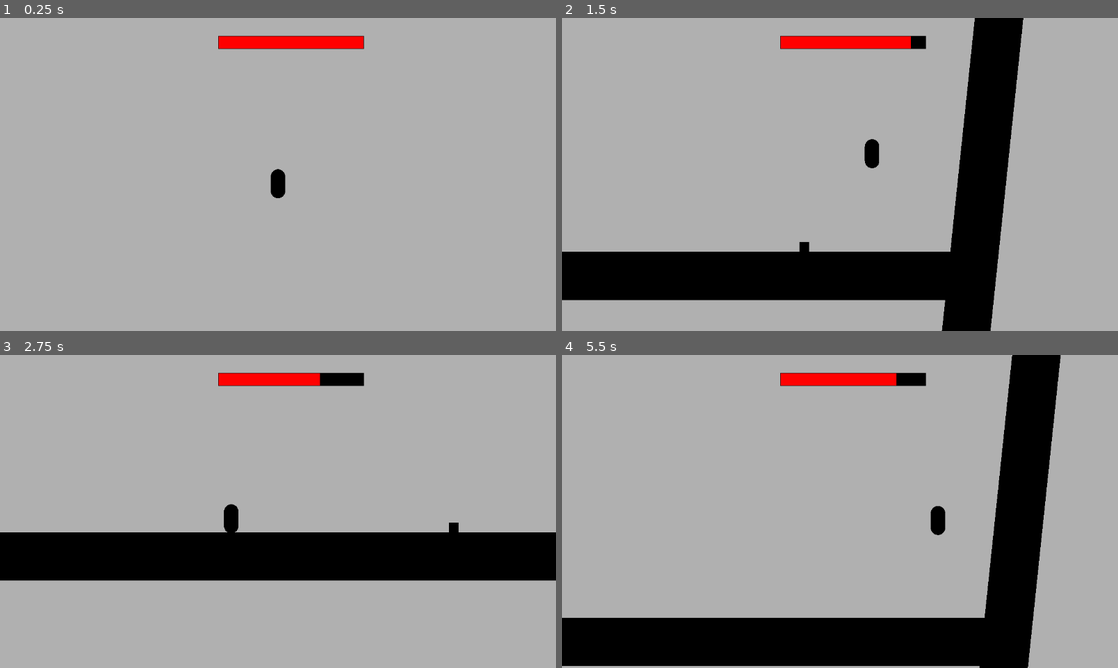
Above: before the commit, frames 1-4 (two rows, left to right).
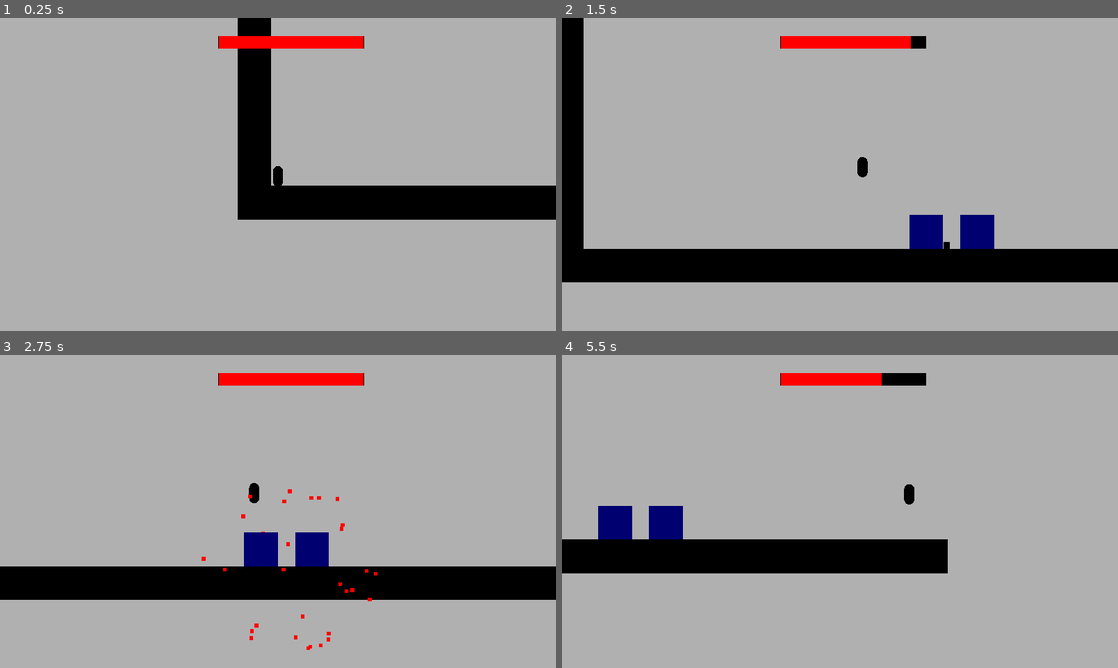
Above: after the commit, the same moments.

Repository: Rozzy1/Blobby
Game: Godot game, scene res://Levels.tscn
Two runs of this game, one before a commit and one after it. Both use one fixed random seed, a clock stepped at 60 frames per second and the inputs below.
Inputs:
- Up to frame 1 (0.25 s): no input
- Up to frame 2 (1.5 s): hold D (right) from 0.53 s (still down); tap Shift (Dash) at 0.6 s; tap W (up) at 0.77, 0.8, 1.07, 1.35 s
- Up to frame 3 (2.75 s): tap W (up) at 1.52, 1.82, 2.3 s; tap Shift (Dash) at 1.55, 2.1 s; release D (right) at 2.03 s; hold A (left) from 2.03 s (still down)
- Up to frame 4 (5.5 s): release A (left) at 2.78 s; hold D (right) 2.78-4.28 s; tap Shift (Dash) at 2.85, 4.35, 5.1 s; tap W (up) at 3.02, 3.32, 3.6, 3.77, 4.07, 4.52, 4.82, 5.3 s; hold A (left) 4.28-5.03 s; hold D (right) from 5.03 s (still down)

The runs differ from the first frame. In frame 1, 9.4% of the frame differs, in the area x 39-100%, y 0-65%; in frame 2, 19%; in frame 3, 18%; in frame 4, 30%, in the area x 0-90%, y 0-100%.

Commit message:
Added dash blocks

Diff:
--- /dev/null
+++ b/Blobbly/DashWallScript.gd
@@ -0,0 +1,23 @@
+extends StaticBody2D
+@export var collision : CollisionShape2D
+@onready var player = get_tree().get_first_node_in_group("player")
+# Called when the node enters the scene tree for the first time.
+func _ready():
+	pass # Replace with function body.
+
+
+# Called every frame. 'delta' is the elapsed time since the previous frame.
+func _process(delta):
+	pass
+
+
+func _on_area_2d_body_entered(body):
+	if body == player and player.is_dashing == true:
+		collision.set_deferred("disabled",1)
+		print("aaah")
+
+
+func _on_area_2d_body_exited(body):
+	if body == player and player.is_dashing == true:
+		collision.set_deferred("disabled",0)
+		print("aaah")
--- a/Blobbly/Enemey.tscn
+++ b/Blobbly/Enemey.tscn
@@ -28,7 +28,7 @@
 
 [sub_resource type="RectangleShape2D" id="RectangleShape2D_3rabq"]
 
-[node name="CharacterBody2D" type="CharacterBody2D"]
+[node name="Enemey" type="CharacterBody2D"]
 scale = Vector2(20, 20)
 script = ExtResource("1_g1qwe")
 
@@ -41,6 +41,7 @@
 shape = SubResource("RectangleShape2D_x1b3k")
 
 [node name="HurtHitBox" type="Area2D" parent="."]
+scale = Vector2(1.25, 1.25)
 
 [node name="CollisionShape2D" type="CollisionShape2D" parent="HurtHitBox"]
 scale = Vector2(0.25, 0.25)
--- a/Blobbly/EnemeyPathFinder.gd
+++ b/Blobbly/EnemeyPathFinder.gd
@@ -11,7 +11,6 @@
 var damage : int = 4
 
 func _physics_process(delta: float) -> void:
-	print(position)
 	if not is_on_floor():
 		velocity.y += gravity * delta
 	await get_tree().physics_frame
@@ -22,15 +21,15 @@
 		else:
 			direction = 1
 		velocity.x = direction * speed
-		move_and_slide()
+	move_and_slide()
 
 
 func _on_area_2d_body_entered(body):
 	if body == player:
 		if player.is_dashing == true or player.gravity == player.groundpoundgravity:
+			collision.set_deferred("disabled",1)
 			Hurtbox.set_deferred("monitoring",false)
 			Sprite.visible = false
-			collision.set_deferred("disabled",1)
 			particles.emitting = true
 			player.subtract_health(-5)
 		else:
--- a/Blobbly/Levels.tscn
+++ b/Blobbly/Levels.tscn
@@ -19,9 +19,47 @@
 [sub_resource type="NavigationPolygon" id="NavigationPolygon_jccss"]
 source_geometry_group_name = &"navigation_polygon_source_group"
 
+[sub_resource type="GDScript" id="GDScript_uh2jl"]
+script/source = "extends StaticBody2D
+@export var collision : CollisionShape2D
+@onready var player = get_tree().get_first_node_in_group(\"player\")
+var canplayerdashthrough : bool = false
+# Called when the node enters the scene tree for the first time.
+func _ready():
+	pass # Replace with function body.
+
+
+# Called every frame. 'delta' is the elapsed time since the previous frame.
+func _process(delta):
+	print(canplayerdashthrough)
+	if canplayerdashthrough == true and player.is_dashing == true:
+		collision.set_deferred(\"disabled\",1)
+	else:
+		collision.set_deferred(\"disabled\",0)
+
+
+func _on_area_2d_body_entered(body):
+	if body == player:
+		canplayerdashthrough = true
+
+
+
+func _on_area_2d_body_exited(body):
+	if body == player:
+		canplayerdashthrough = false
+		print(\"player dashed out\")
+"
+
+[sub_resource type="RectangleShape2D" id="RectangleShape2D_diydr"]
+
+[sub_resource type="BoxMesh" id="BoxMesh_m2mky"]
+
+[sub_resource type="RectangleShape2D" id="RectangleShape2D_3oneg"]
+
 [node name="GameScene" type="Node2D"]
 
 [node name="Player" type="CharacterBody2D" parent="." groups=["player"]]
+position = Vector2(-923, 507)
 scale = Vector2(30, 30)
 script = ExtResource("1_xt65x")
 
@@ -30,6 +68,7 @@
 mesh = SubResource("CapsuleMesh_p47id")
 
 [node name="Camera2D" type="Camera2D" parent="Player"]
+zoom = Vector2(0.7, 0.7)
 process_callback = 0
 position_smoothing_enabled = true
 
@@ -57,8 +96,8 @@
 mesh = SubResource("BoxMesh_thm7c")
 
 [node name="StaticBody2D2" type="StaticBody2D" parent="."]
-position = Vector2(1018, 540)
-rotation = 1.67552
+position = Vector2(-993, -353)
+rotation = 1.5708
 scale = Vector2(2000, 100)
 
 [node name="CollisionShape2D" type="CollisionShape2D" parent="StaticBody2D2"]
@@ -75,6 +114,51 @@
 script = ExtResource("2_bic3t")
 
 [node name="EnemeySpawner" type="Node2D" parent="."]
-position = Vector2(-764, 423)
+position = Vector2(125, 530)
 script = ExtResource("4_2nt6a")
-enemeypositions = PackedVector2Array(692, 420, -764, 423)
+enemeypositions = PackedVector2Array(125, 530)
+
+[node name="DashWall" type="StaticBody2D" parent="." node_paths=PackedStringArray("collision")]
+position = Vector2(71, 497)
+scale = Vector2(5, 5)
+script = SubResource("GDScript_uh2jl")
+collision = NodePath("CollisionShape2D")
+
+[node name="CollisionShape2D" type="CollisionShape2D" parent="DashWall"]
+shape = SubResource("RectangleShape2D_diydr")
+
+[node name="MeshInstance2D" type="MeshInstance2D" parent="DashWall"]
+self_modulate = Color(0, 0, 0.443137, 1)
+scale = Vector2(20, 20)
+mesh = SubResource("BoxMesh_m2mky")
+
+[node name="Area2D" type="Area2D" parent="DashWall"]
+
+[node name="CollisionShape2D" type="CollisionShape2D" parent="DashWall/Area2D"]
+scale = Vector2(5, 5)
+shape = SubResource("RectangleShape2D_3oneg")
+
+[node name="DashWall2" type="StaticBody2D" parent="." node_paths=PackedStringArray("collision")]
+position = Vector2(222, 497)
+scale = Vector2(5, 5)
+script = SubResource("GDScript_uh2jl")
+collision = NodePath("CollisionShape2D")
+
+[node name="CollisionShape2D" type="CollisionShape2D" parent="DashWall2"]
+shape = SubResource("RectangleShape2D_diydr")
+
+[node name="MeshInstance2D" type="MeshInstance2D" parent="DashWall2"]
+self_modulate = Color(0, 0, 0.443137, 1)
+scale = Vector2(20, 20)
+mesh = SubResource("BoxMesh_m2mky")
+
+[node name="Area2D" type="Area2D" parent="DashWall2"]
+
+[node name="CollisionShape2D" type="CollisionShape2D" parent="DashWall2/Area2D"]
+scale = Vector2(5, 5)
+shape = SubResource("RectangleShape2D_3oneg")
+
+[connection signal="body_entered" from="DashWall/Area2D" to="DashWall" method="_on_area_2d_body_entered"]
+[connection signal="body_exited" from="DashWall/Area2D" to="DashWall" method="_on_area_2d_body_exited"]
+[connection signal="body_entered" from="DashWall2/Area2D" to="DashWall2" method="_on_area_2d_body_entered"]
+[connection signal="body_exited" from="DashWall2/Area2D" to="DashWall2" method="_on_area_2d_body_exited"]
--- a/Blobbly/project.godot
+++ b/Blobbly/project.godot
@@ -22,7 +22,8 @@
 
 [display]
 
-window/stretch/mode="viewport"
+window/stretch/mode="canvas_items"
+window/stretch/aspect="ignore"
 
 [input]
 
Not shown: 1 places in Blobbly/Levels.tscn that only renumber resources
Binary file added: Blobbly/pngtree-high-definition-background-of-a-monochromatic-grid-texture-image_13743265.png
Not shown, added: Blobbly/pngtree-high-definition-background-of-a-monochromatic-grid-texture-image_13743265.png.import
